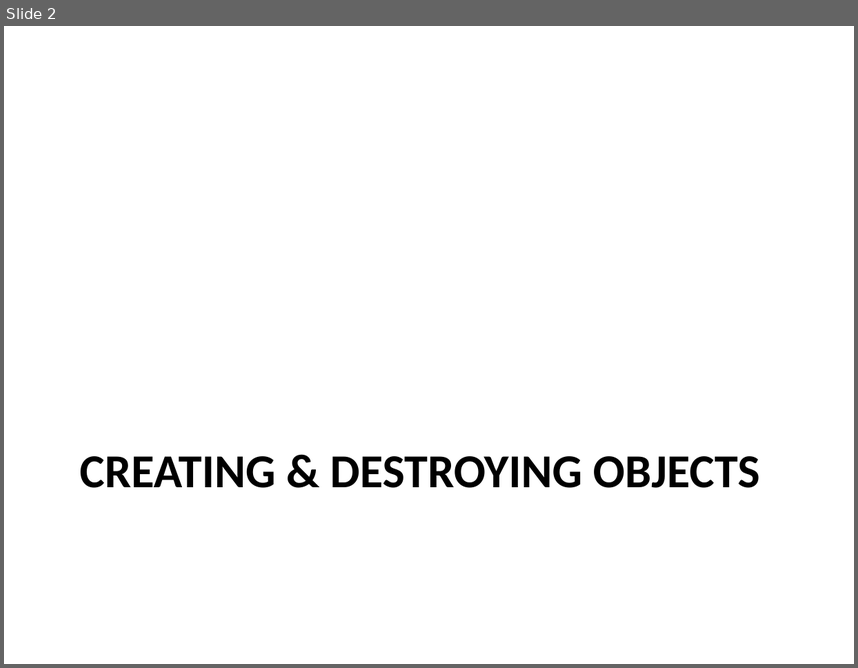
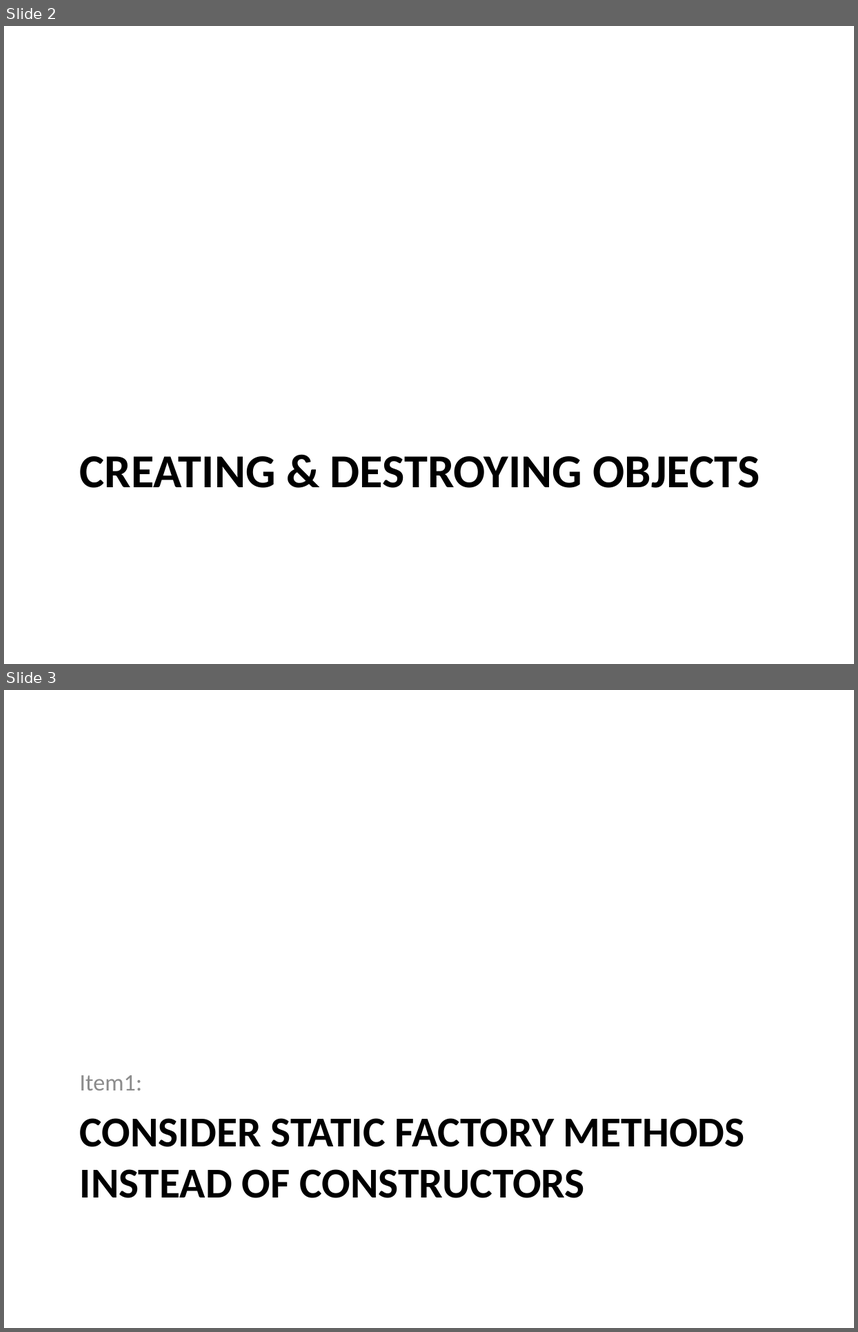
Before and after one commit to wsw621012/EffectiveJava3, a slide deck: src/main/resources/introduction.pptx. Shown one above the other, each under a label of ours: slide 2 before the commit, slides 2 and 3 after it. The pictures are 858x668 and 858x1332 pixels, drawn with LibreOffice and Linux fonts; fonts in the diff are those of the drawing. Boxes give left, top, right and bottom in pixels: in the first picture for what was removed or moved away, otherwise in the second. Text is boxed around its words. In the diff, an @@ line names an element or a change of style, - is before the commit and + after.

```diff
--- a/src/main/resources/introduction.pptx
+++ b/src/main/resources/introduction.pptx
@@ slide 3 added at box(4, 690, 854, 1328), background #FFFFFF @@
@@ text added at box(80, 1075, 143, 1090), 20 pt, text #8C8C8C @@
+Item1:
@@ title added at box(80, 1118, 745, 1198), 36 pt, text #000000, bold @@
+CONSIDER STATIC FACTORY METHODS INSTEAD OF CONSTRUCTORS
```
Also in this commit, not shown: 3 slides changed, 3 other slides added, 2 other files.
